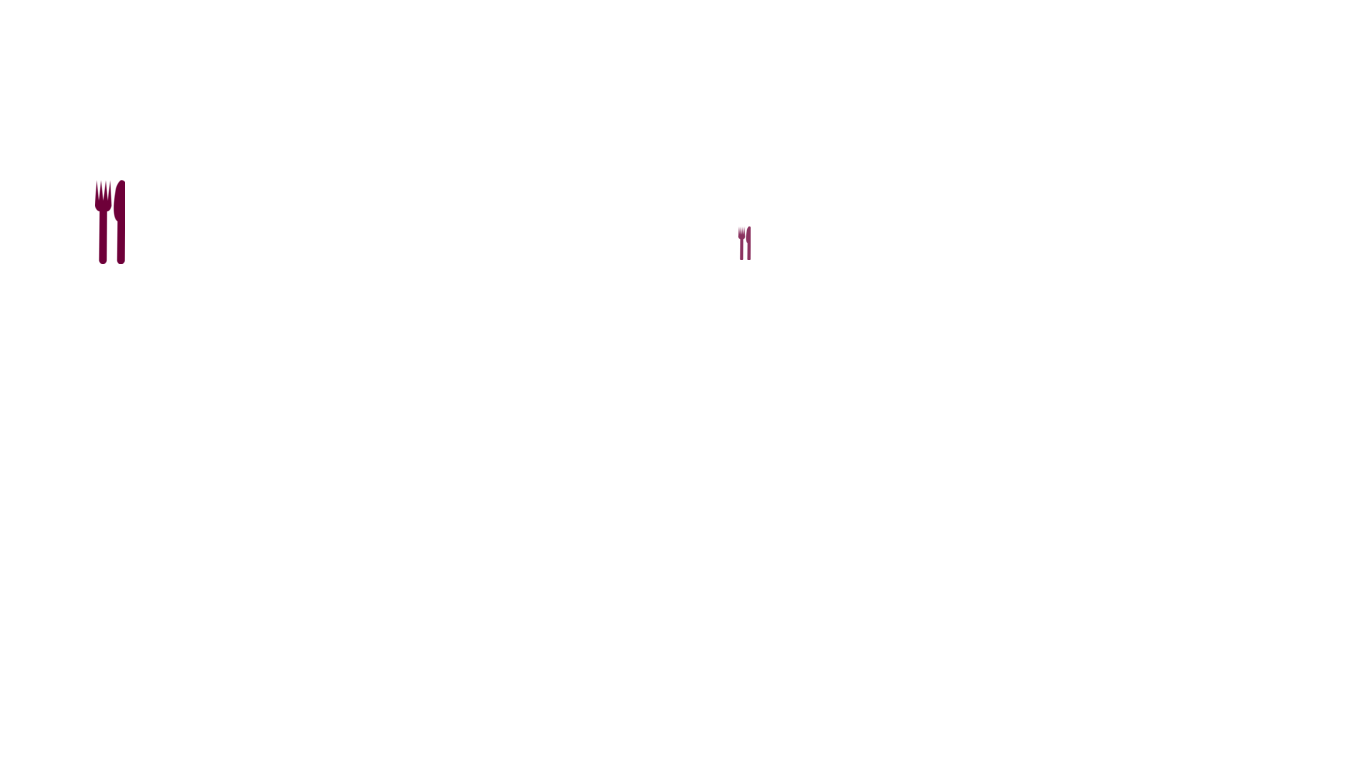
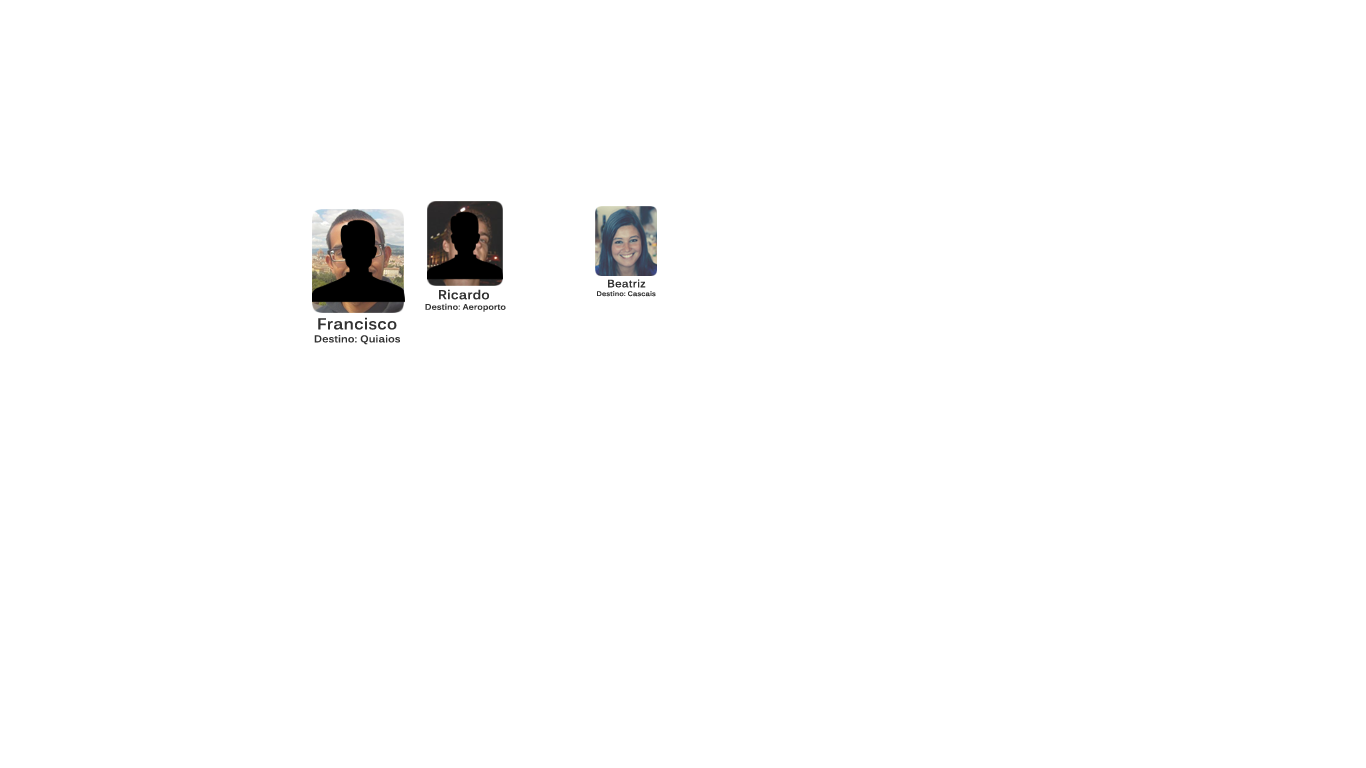
Two versions of the same layered image (1366px x 768px). Layer-by-layer changes:
hid "restaurant", painted on it over bbox(95, 180, 751, 295)
added layer "Layer 7 copy" above "Layer 7" over bbox(427, 211, 503, 280)
added layer "Layer 7" above "shopping" over bbox(312, 219, 405, 303)
added group "bibia" with 4 layers above "xico" over bbox(595, 206, 657, 297)
added layer "Layer 4" (85%) in group "bibia" over bbox(595, 206, 657, 276)
added layer "Destino: Cascais" (80%) in group "bibia" over bbox(597, 291, 656, 297)
added layer "Beatriz" (80%) in group "bibia" over bbox(608, 279, 646, 288)
added layer "Layer 3" (1st of 3, in "bibia") (60%) in group "bibia" over bbox(595, 206, 657, 297)
added group "xico" with 4 layers above "ricardo filipe camach lopes" over bbox(312, 209, 405, 345)
added layer "Layer 5" (85%) in group "xico" over bbox(312, 209, 404, 313)
added layer "Destino: Quiaios" (80%) in group "xico" over bbox(314, 335, 400, 345)
added layer "Francisco" (80%) in group "xico" over bbox(318, 317, 397, 330)
added layer "Layer 3" (2nd of 3, in "xico") (60%) in group "xico" over bbox(312, 209, 405, 345)
added group "ricardo filipe camach lopes" with 4 layers above "Layer 1" over bbox(425, 201, 506, 312)
added layer "Layer 6" (85%) in group "ricardo filipe camach lopes" over bbox(427, 201, 503, 286)
added layer "Destino: Aeroporto" (80%) in group "ricardo filipe camach lopes" over bbox(425, 303, 506, 312)
added layer "Ricardo" (80%) in group "ricardo filipe camach lopes" over bbox(439, 289, 489, 300)
added layer "Layer 3" (3rd of 3, in "ricardo filipe camach lopes") (60%) in group "ricardo filipe camach lopes" over bbox(425, 201, 506, 312)
